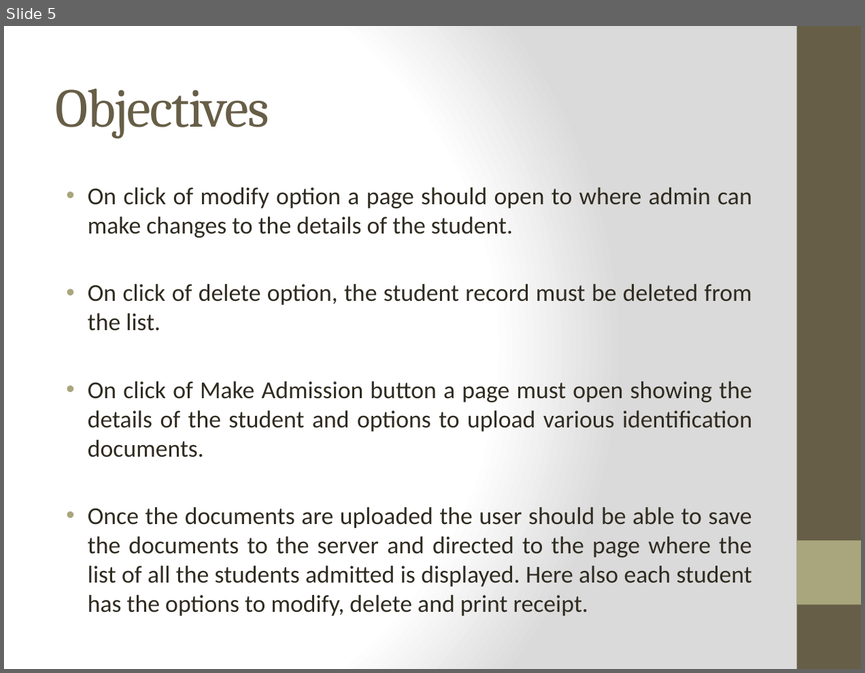
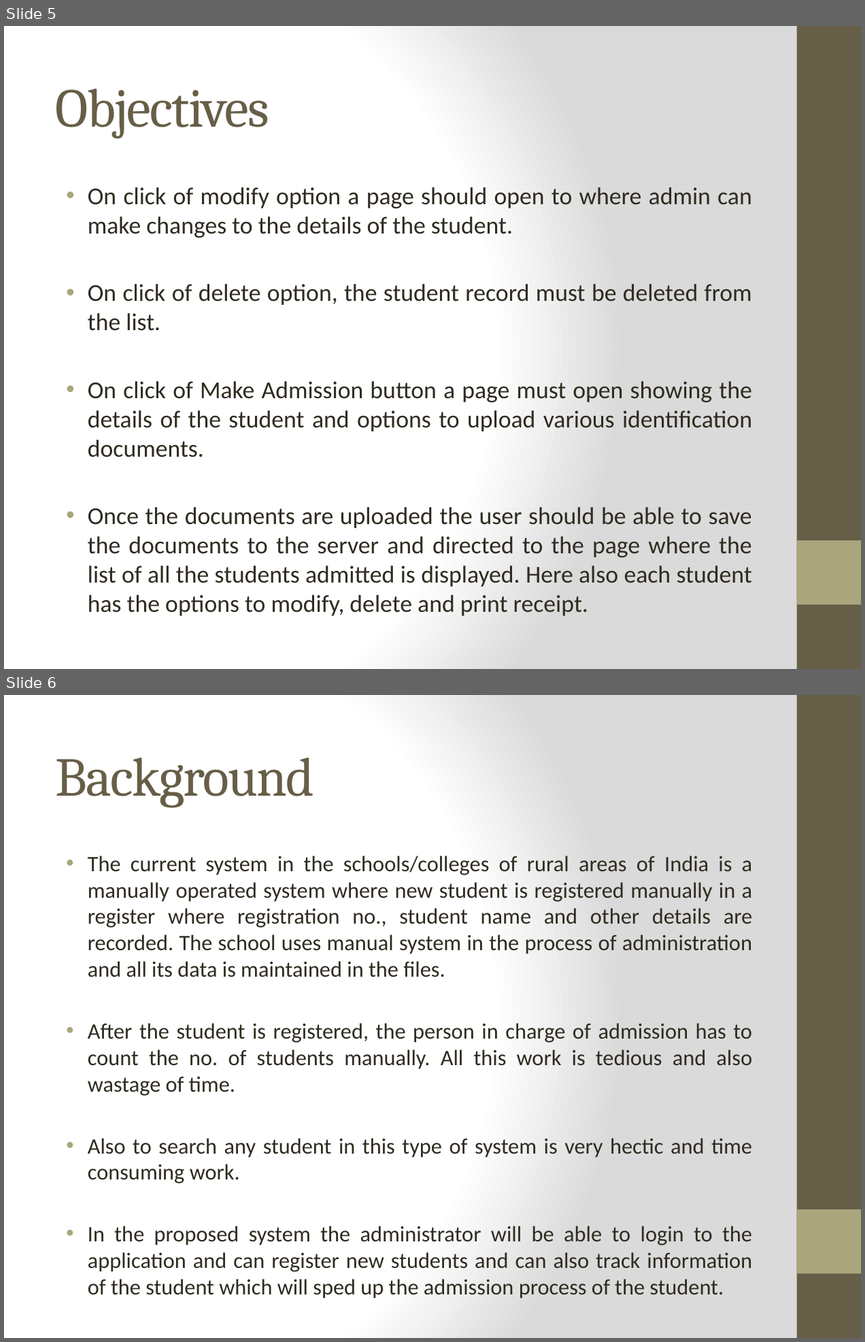
Before and after one commit to abhiyankgoyal/internshipProject, a slide deck: Internship Presentation.pptx. Shown one above the other, each under a label of ours: slide 5 before the commit, slides 5 and 6 after it. The pictures are 865x673 and 865x1342 pixels, drawn with LibreOffice and Linux fonts; fonts in the diff are those of the drawing. Boxes give left, top, right and bottom in pixels: in the first picture for what was removed or moved away, otherwise in the second. Text is boxed around its words. In the diff, an @@ line names an element or a change of style, - is before the commit and + after.

```diff
--- a/Internship Presentation.pptx
+++ b/Internship Presentation.pptx
@@ slide 6 added at box(4, 695, 861, 1338), background gradient #FFFFFF to #DADADA; not listed: 2 template elements that a slide beside it also shows @@
@@ title added at box(56, 758, 315, 808), 46 pt, text #675E47 @@
+Background
@@ text added at box(88, 855, 753, 1298), 18.5 pt, text #2F2B20 @@
+• The current system in the schools/colleges of rural areas of India is a manually operated system where new student is registered manually in a register where registration no., student name and other details are recorded. The school uses manual system in the process of administration and all its data is maintained in the files.
+• After the student is registered, the person in charge of admission has to count the no. of students manually. All this work is tedious and also wastage of time.
+• Also to search any student in this type of system is very hectic and time consuming work.
+• In the proposed system the administrator will be able to login to the application and can register new students and can also track information of the student which will sped up the admission process of the student.
```
Also in this commit, not shown: 4 slides changed, 4 other slides added.
